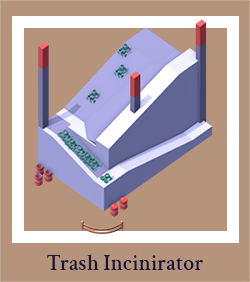
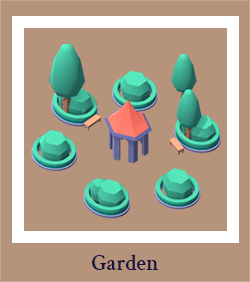
Before/after of a 250x282 layered artwork. What changed in the layer stack:
added group "Garden" with 3 layers above "Nature Reserve" over [31,19,221,271]
added layer "garden" in group "Garden" over [31,43,221,219]
added layer "Rectangle 1" (1st of 10, in "Garden") in group "Garden" over [31,19,221,234]
added layer "Label" (1st of 7, in "Garden") in group "Garden" over [92,254,158,271]
hid group "Trash Incinerator" (3 layers) over [31,19,221,270]
hid "Rectangle 1" (4th of 10, in "Trash Incinerator") over [31,19,221,234]
